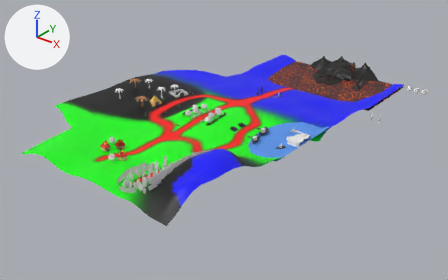
An edit to the Blender file media/trunk/tracks/overworld/overworld.blend, drawn before and after from the same camera.
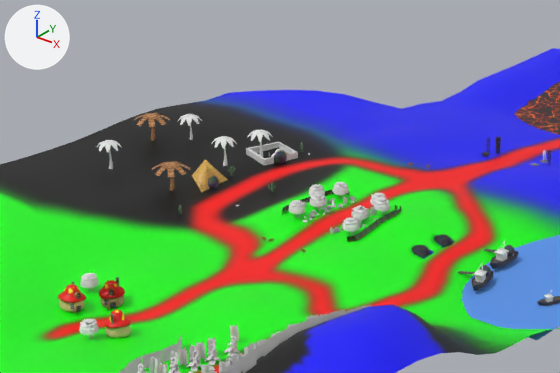
Each version is shown whole from a 50 mm camera at (639.0, -698.0, 469.0) aimed at (-65.0, 182.0, -77.0), then close up on the part from 18% to 64% of the width and 13% to 62% of the height. Arrows for +X, +Y and +Z are at upper left; the lights stay in place. The first two pictures are the older version.

The older version as bpy lines, for what is in view:
```python
ob_bubblereflection_003 = bpy.data.objects.new('BubbleReflection.003', me_sphere_005)
ob_bubblereflection_003.location = (-179.6, 109.1, -4.3)
ob_bubblereflection_003.rotation_euler = (-0.0222, -0.0571, -6.066)  # degrees (-1.3, -3.3, -348)
ob_bubblereflection_003.scale = (9.38, 9.38, 9.38)
ob_cone = bpy.data.objects.new('Cone', me_cone)
ob_cone.location = (-181.9, 109.2, 11.3)
ob_cone.rotation_euler = (0.0, 0.0, -0.275)  # degrees (0, 0, -16)
ob_lava = bpy.data.objects.new('Lava', me_plane_002)
ob_lava.location = (-33.8, 472.6, -37.7)
ob_palmtree = bpy.data.objects.new('PalmTree', me_plane_003)
ob_palmtree.location = (-188.7, 81.2, 16.3)
ob_palmtree.rotation_euler = (0.209, 0.0, 1.572)  # degrees (12, 0, 90)
ob_palmtree.scale = (2.37, 2.37, 2.37)
ob_palmtree_001 = bpy.data.objects.new('PalmTree.001', me_palmtree_001)
ob_palmtree_001.location = (-184.8, 170.7, 12.7)
ob_palmtree_001.scale = (3.08, 3.08, 3.08)
ob_palmtree_005 = bpy.data.objects.new('PalmTree.005', me_palmtree_001)
ob_palmtree_005.location = (-191.9, 139.4, 14.9)
ob_palmtree_005.scale = (3.08, 3.08, 3.08)
# also in view: 'World.001' at (-94.0, 201.0, -16.0); 'entrance.012' at (-182.0, 180.0, -1.0); 'Water' at (83.0, 164.0, -17.0); 'World' at (50.0, -71.0, 12.0); 'House.002' at (-52.0, -98.0, 5.0)
```
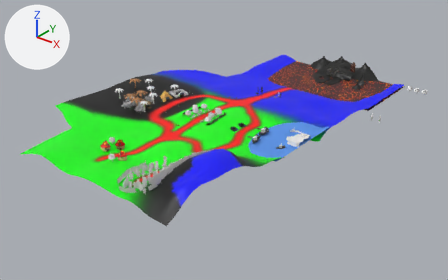
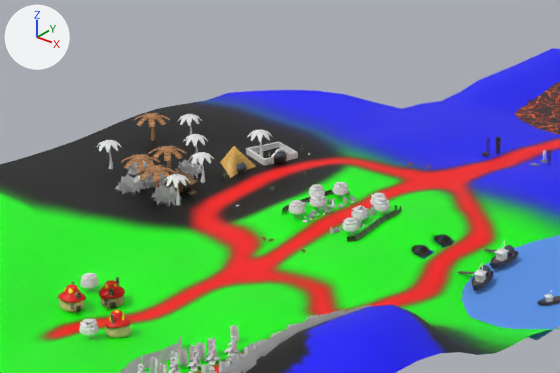
Edits to the bpy script that builds the scene:
```text
Change ob_bubblereflection_003:
    ob_bubblereflection_003.location: (-179.6, 109.1, -4.3) -> (-181.1, 140.7, -3.9)
Change ob_palmtree_005:
    ob_palmtree_005.location: (-191.9, 139.4, 14.9) -> (-211.9, 129.8, 15.3)
Change ob_palmtree:
    ob_palmtree.location: (-188.7, 81.2, 16.3) -> (-192.0, 69.7, 16.3)
Change ob_cone:
    ob_cone.location: (-181.9, 109.2, 11.3) -> (-183.4, 140.9, 11.8)
Add ob_hut:
    ob_hut = bpy.data.objects.new('Hut', me_circle_004)  # 243 vertices, 179 faces; spans x -10.7..12.8, y -9.9..9.6, z -7.3..11.5; in mat_oldwood_png (picture img_oldwood_png)
    ob_hut.location = (-186.4, 88.0, 1.7)
    ob_hut.rotation_euler = (0.0, 0.0, 0.164)  # degrees (0, 0, 9.4)
Add ob_bubble_000:
    ob_bubble_000 = bpy.data.objects.new('Bubble.000', me_sphere_000)  # 420 vertices, 395 faces; spans x -0.325..0.297, y -0.638..0.677, z -0.513..0.587; in mat_envmap4_png (picture img_envmap4_png)
    ob_bubble_000.location = (-178.7, 89.0, -0.8)
    ob_bubble_000.rotation_euler = (-0.0553, 0.0449, -6.005)  # degrees (-3.2, 2.6, -344)
    ob_bubble_000.scale = (8.7, 8.7, 8.7)
Add ob_palmtree_006:
    ob_palmtree_006 = bpy.data.objects.new('PalmTree.006', me_plane_003.copy())  # the mesh of ob_palmtree
    ob_palmtree_006.location = (-212.9, 101.5, 16.3)
    ob_palmtree_006.rotation_euler = (0.209, 0.0, 1.572)  # degrees (12, 0, 90)
    ob_palmtree_006.scale = (2.37, 2.37, 2.37)
Add ob_palmtree_007:
    ob_palmtree_007 = bpy.data.objects.new('PalmTree.007', me_plane_003.copy())  # the mesh of ob_palmtree
    ob_palmtree_007.location = (-216.1, 77.4, 16.3)
    ob_palmtree_007.rotation_euler = (0.209, 0.0, 1.572)  # degrees (12, 0, 90)
    ob_palmtree_007.scale = (2.37, 2.37, 2.37)
Add ob_palmtree_008:
    ob_palmtree_008 = bpy.data.objects.new('PalmTree.008', me_palmtree_001.copy())  # the mesh of ob_palmtree_001
    ob_palmtree_008.location = (-184.1, 107.8, 13.9)
    ob_palmtree_008.scale = (3.08, 3.08, 3.08)
Add ob_palmtree_009:
    ob_palmtree_009 = bpy.data.objects.new('PalmTree.009', me_palmtree_001.copy())  # the mesh of ob_palmtree_001
    ob_palmtree_009.location = (-169.7, 68.1, 13.0)
    ob_palmtree_009.scale = (3.08, 3.08, 3.08)
Add ob_grass_002_011:
    ob_grass_002_011 = bpy.data.objects.new('grass_002.011', me_grass_002_004.copy())  # the mesh of ob_grass_002_004
    ob_grass_002_011.location = (-229.8, 90.6, -2.9)
    ob_grass_002_011.rotation_euler = (-0.0113, -0.0166, 0.00515)  # degrees (-0.6, -1, 0.3)
    ob_grass_002_011.scale = (21.5, 21.5, 21.5)
Add ob_grass_002_012:
    ob_grass_002_012 = bpy.data.objects.new('grass_002.012', me_grass_002_004.copy())  # the mesh of ob_grass_002_004
    ob_grass_002_012.location = (-209.3, 60.8, -1.7)
    ob_grass_002_012.rotation_euler = (-0.0243, -0.0135, -0.52)  # degrees (-1.4, -0.8, -30)
    ob_grass_002_012.scale = (21.5, 21.5, 21.5)
Add ob_grass_002_013:
    ob_grass_002_013 = bpy.data.objects.new('grass_002.013', me_grass_002_004.copy())  # the mesh of ob_grass_002_004
    ob_grass_002_013.location = (-200.1, 110.2, -3.3)
    ob_grass_002_013.rotation_euler = (0.0844, 0.0412, -0.521)  # degrees (4.8, 2.4, -30)
    ob_grass_002_013.scale = (21.5, 21.5, 21.5)
Add ob_grass_002_014:
    ob_grass_002_014 = bpy.data.objects.new('grass_002.014', me_grass_002_004.copy())  # the mesh of ob_grass_002_004
    ob_grass_002_014.location = (-204.3, 80.3, -2.5)
    ob_grass_002_014.rotation_euler = (0.109, -0.0199, -0.48)  # degrees (6.2, -1.1, -28)
    ob_grass_002_014.scale = (21.5, 21.5, 21.5)
Add ob_grass_002_015:
    ob_grass_002_015 = bpy.data.objects.new('grass_002.015', me_grass_002_004.copy())  # the mesh of ob_grass_002_004
    ob_grass_002_015.location = (-180.2, 66.6, -3.9)
    ob_grass_002_015.rotation_euler = (-0.0138, 0.0112, -0.518)  # degrees (-0.8, 0.6, -30)
    ob_grass_002_015.scale = (21.5, 21.5, 21.5)
```

Boxes (x1, y1, x2, y2) around the edits, measured in the close-ups (560 x 373 px):
'Cone', moved: before (192, 160, 228, 192); after (220, 146, 256, 178)
'PalmTree', moved: before (152, 161, 190, 191); after (136, 165, 175, 189)
'PalmTree.005', moved: before (212, 136, 237, 166); after (183, 134, 208, 162)
'grass_002.012', added: after (115, 174, 146, 195)
'grass_002.015', added: after (151, 184, 182, 206)
'PalmTree.006', added: after (149, 146, 186, 174)
'PalmTree.007', added: after (121, 154, 159, 181)
'grass_002.013', added: after (175, 159, 205, 178)
'PalmTree.009', added: after (163, 174, 190, 205)
'Hut', added: after (165, 167, 199, 195)
'PalmTree.008', added: after (188, 152, 214, 183)
'BubbleReflection.003', moved: before (208, 176, 219, 188); after (236, 162, 247, 174)
'grass_002.014', added: after (142, 172, 167, 188)
'grass_002.011', added: after (127, 160, 153, 176)
'Bubble.000', added: after (183, 183, 194, 193)
